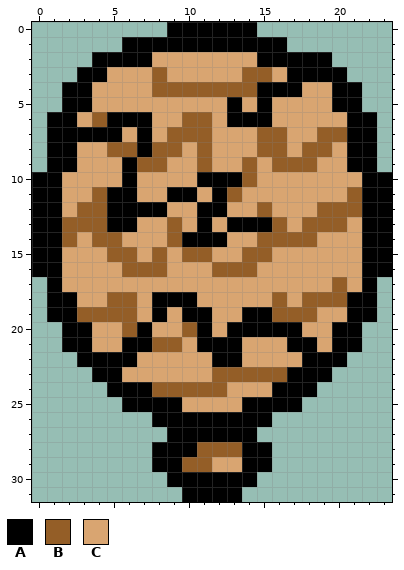
Two states of a pixel-art sprite, FinalProject/res/ceramicblooncracked1.png. The picture above is the old version.
The file is 24x32 pixels.
Palette (. is transparent): A #000000  B #945e27  C #d9a571
The result:
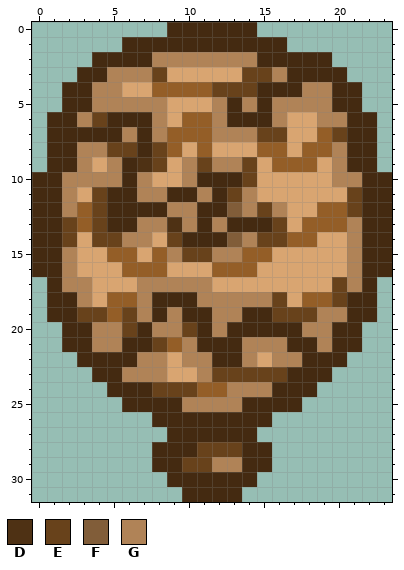
Colours new in this view: D #4e3114  E #68421b  F #815d39  G #b08357
What changed:
colour A: #000000 -> #442a11
Changed rows in their new state; - is a pixel that keeps its letter.
first column x 2:
 2 ------GGGGGGG-------
 3 ---GGGE-----EEG-----
 4 --GG------EEE---GG--
 5 --GGGGG---G-G-GGGG--
 6 -GE---G---G---G--GG-
 7 ----G-G---GGGEE---E-
 8 -GGEE-E-----------G-
 9 -G-G-DE-GEGGE-----G-
10 GGGG-G--G---E-----GG
11 G-E--GG--G-EG------E
12 G-E----GG--FGEG----E
13 E-E--GGDG-G---E----G
14 E-EEGG-E---FGEE----G
15 G------GEEGG-------G
16 G------------------G
17 GG---GGGGG--------EG
18 -G---G---GGGGGE---E-
19 -EE-EG-G--GG--EEEGG-
20 --GGE-GGE-G-----GG--
21 --GG--E-G---GGG--G--
22 -----GG-GG--G-GG----
23 ----GGG--GEEEEE-----
24 ------EEE--GGG------
25 --------GGGG--------
28 ---------EEE--------
29 --------EEGG--------
Pixel boxes of the changes (left, top, right, bottom) in both pictures:
changed: (32, 22, 392, 502)
